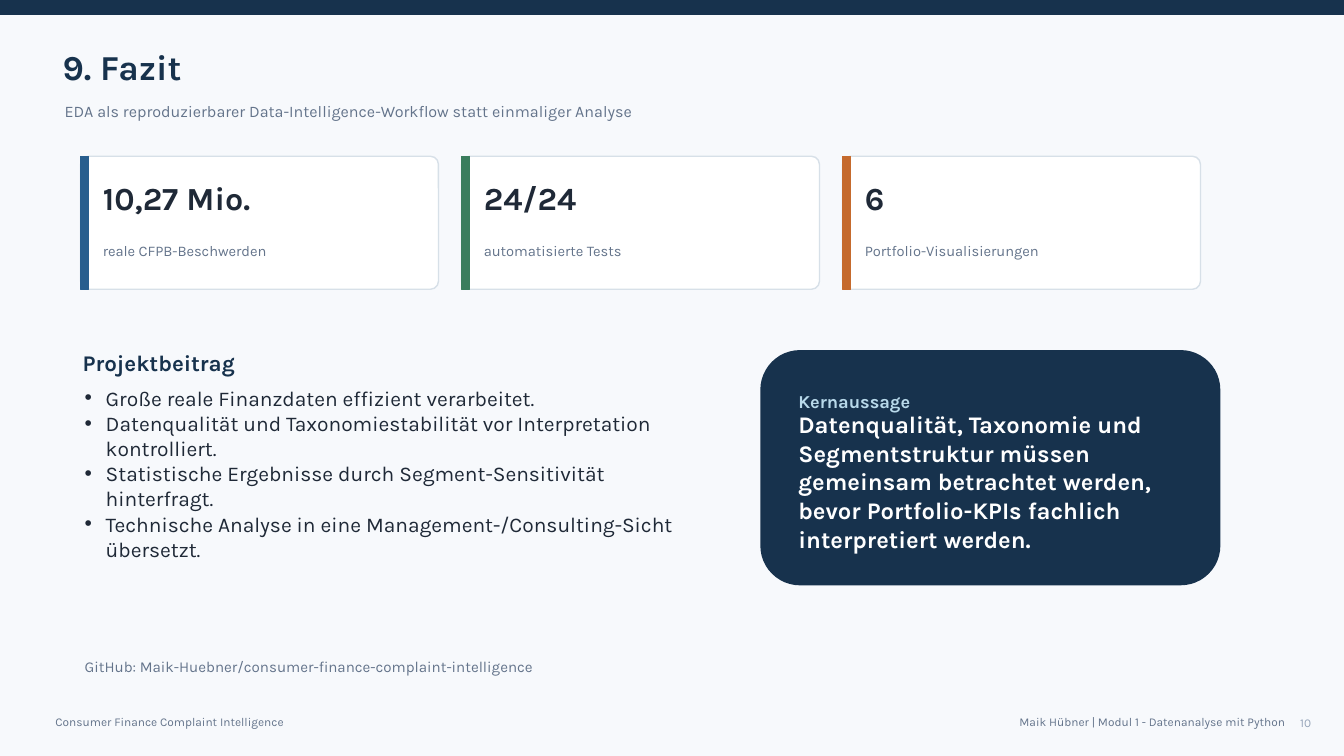
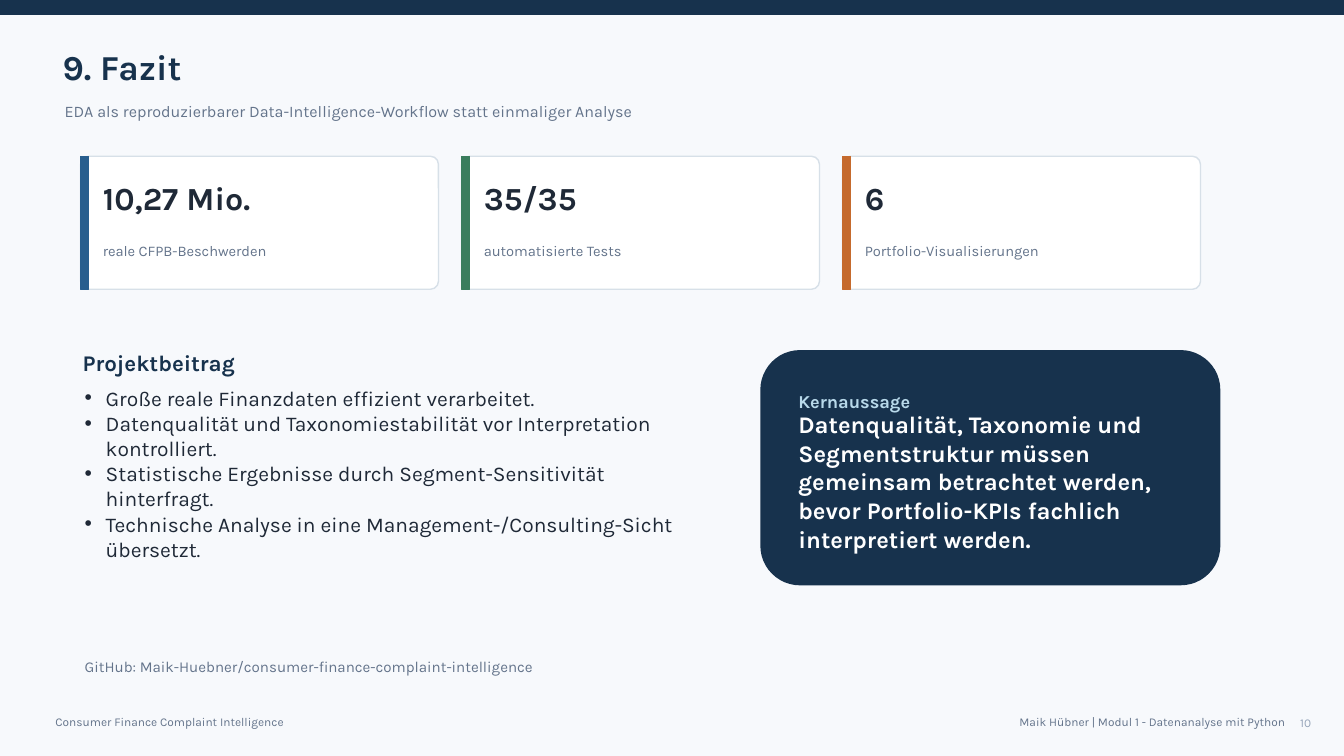
Before and after one commit to Maik-Huebner/consumer-finance-complaint-intelligence, a slide deck: slide 10 of presentation/consumer_finance_complaint_intelligence_presentation.pptx. Drawn at 1344x756 pixels with LibreOffice and Linux fonts; fonts in the diff are those of the drawing. Boxes give left, top, right and bottom in pixels: in the first picture for what was removed or moved away, otherwise in the second. Text is boxed around its words. In the diff, an @@ line names an element or a change of style, - is before the commit and + after.

```diff
--- a/presentation/consumer_finance_complaint_intelligence_presentation.pptx
+++ b/presentation/consumer_finance_complaint_intelligence_presentation.pptx
@@ text at (x1=484, y1=186, x2=577, y2=213): text changed @@
-24/24
+35/35
```
Also in this commit, not shown: 1 other slide changed, 41 other files.
